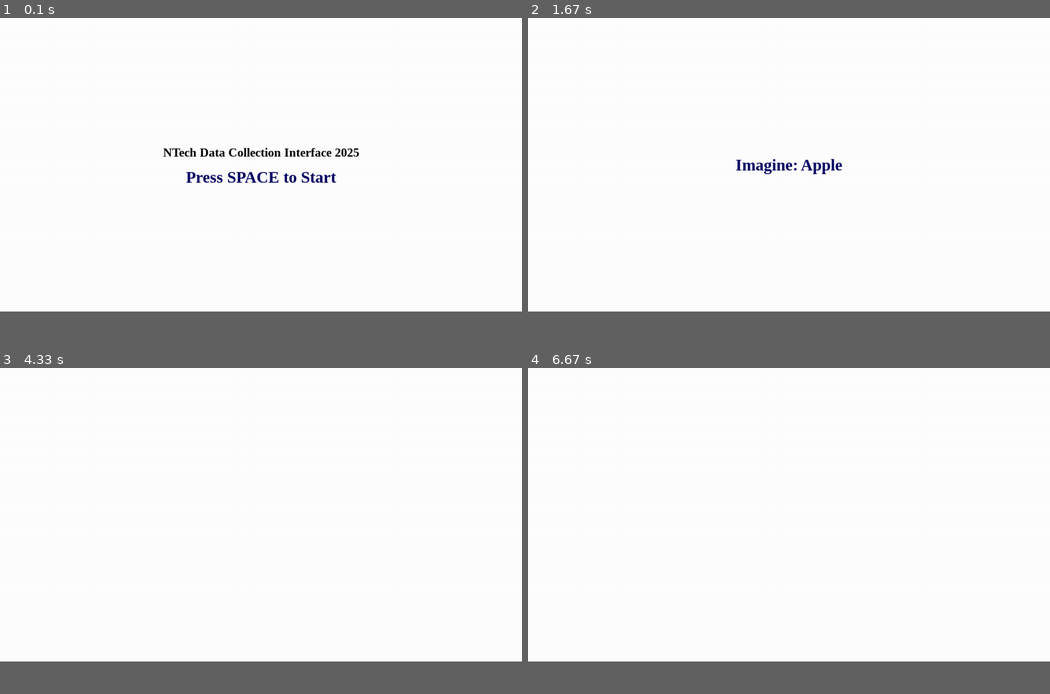
Above: before the commit, frames 1-4 (two rows, left to right).
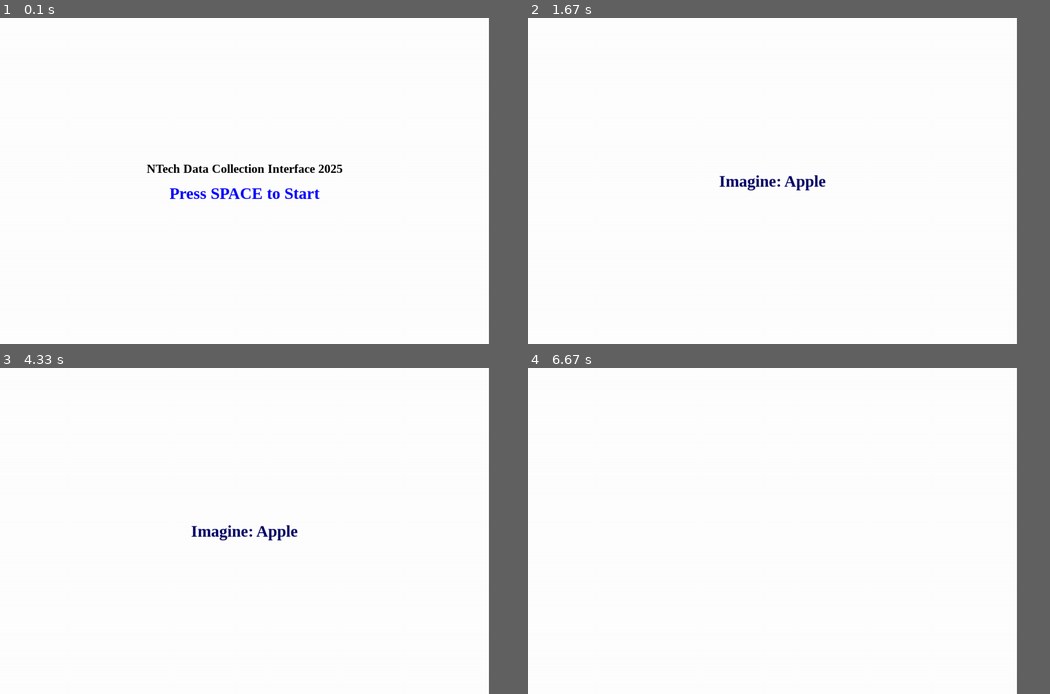
Above: after the commit, the same moments.

Repository: NTX-McGill/2025
Game: pygame game, started from data_collection_platform/master_front_end.py
The game is run twice, just before and just after one commit, with the same random seed, the same clock (stepped at 60 frames per second) and the same inputs.
Inputs:
- Up to frame 1 (0.1 s): no input
- Up to frame 2 (1.67 s): tap Space at 0.33, 0.73, 1.03 s
- Up to frame 3 (4.33 s): no input
- Up to frame 4 (6.67 s): no input
In our replay, the window is 900x506 before the commit and 843x562 after it. These sizes can differ from the game's own. Grey fills any space a smaller window leaves; there, only what the larger window draws over its background counts as a difference.

The runs differ from the first frame. In frame 1, 1.9% of the frame differs, in the area x 28-69%, y 39-56%; in frame 2, 0.8%; in frame 3, 0.4%; in frame 4, less than 0.1%.

Commit message:
design changes, combined recoder and main

Diff:
--- a/data_collection_platform/master_front_end.py
+++ b/data_collection_platform/master_front_end.py
@@ -5,6 +5,9 @@
 import threading
 import os  # To extract the image name from the file path
 
+screen_width = 1200  # Set your desired width
+screen_height = 800  # Set your desired height
+screen = pygame.display.set_mode((screen_width, screen_height))  # Windowed mode
 
 class Context:
     def __init__(
@@ -180,10 +183,10 @@
 
 def progress_bar(screen):
     progress = 0
-    bar_width = 400
-    bar_height = 40
+    bar_width = screen.get_width()
+    bar_height = 100
     bar_x = (screen.get_width() - bar_width) // 2  # Center horizontally
-    bar_y = (screen.get_height() - bar_height) // 2  # Center vertically
+    bar_y = (800)  #bottom of screen
     start_time = time.time()
     duration = 5  # 5 seconds
 
@@ -199,8 +202,8 @@
         progress = min(elapsed_time / duration, 1.0)  # Clamp to 1.0 maximum
 
         # Draw progress bar
-        pygame.draw.rect(screen, (0, 0, 0), pygame.Rect(bar_x, bar_y, bar_width, bar_height), 1)
-        pygame.draw.rect(screen, (255, 255, 255), pygame.Rect(bar_x, bar_y, bar_width * progress, bar_height))
+        pygame.draw.rect(screen, (255, 255, 255), pygame.Rect(bar_x, bar_y, bar_width, bar_height), 1)
+        pygame.draw.rect(screen, ("#b5dcf5"), pygame.Rect(bar_x, bar_y, bar_width * progress, bar_height))
 
         pygame.display.flip()
 
@@ -235,7 +238,7 @@
 
     elif ctx.current_stage == "home_screen":
         show_text(screen, "NTech Data Collection Interface 2025", font_size=30, color=(0, 0, 0), y_offset=-30)
-        show_text(screen, "Press SPACE to Start", font_size=40, color=(0, 0, 100), y_offset=30)
+        show_text(screen, "Press SPACE to Start", font_size=40, color=(0, 0, 255), y_offset=30)
 
     elif ctx.current_stage == "baseline":
         screen.fill((255, 255, 255))
@@ -244,12 +247,13 @@
         if current_image:
             image_name = os.path.splitext(os.path.basename(current_image))[0]
             show_text(screen, f"Imagine: {image_name}", font_size=40)
+            progress_bar(screen)
 
     elif ctx.current_stage == "white_screen_1":
         screen.fill((255, 255, 255))
 
     elif ctx.current_stage == "rest_1":
-        screen.fill((173, 216, 230))
+        screen.fill((255, 255, 255))
         progress_bar(screen)
 
     elif ctx.current_stage == "look_at_image":
@@ -262,19 +266,20 @@
                 show_text(screen, "Image not found", font_size=40)
 
     elif ctx.current_stage == "rest_2":
-        screen.fill((173, 216, 230))
+        screen.fill((255, 255, 255))
         progress_bar(screen)
 
     elif ctx.current_stage == "close_eyes_imagine":
         if current_image:
             image_name = os.path.splitext(os.path.basename(current_image))[0]
             show_text(screen, f"Close Eyes and Imagine: {image_name}", font_size=40)
+            progress_bar(screen)
 
     elif ctx.current_stage == "white_screen_2":
         screen.fill((255, 255, 255))
 
     elif ctx.current_stage == "rest_3":
-        screen.fill((173, 216, 230))
+        screen.fill((255, 255, 255))
         progress_bar(screen)
 
     elif ctx.current_stage == "cycle_complete":
@@ -306,8 +311,9 @@
     on_stop,
 ):
     pygame.init()
-    width, height = 800, 600
-    screen = pygame.display.set_mode((0, 0), pygame.FULLSCREEN)
+    width, height = 1000, 800
+    info = pygame.display.Info()
+    screen = pygame.display.set_mode((info.current_w, info.current_h), pygame.RESIZABLE)
     pygame.display.set_caption("Data Collection UI")
 
     ctx = Context(
